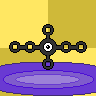
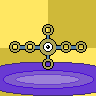
Two versions of the same layered image (96x96). Layer-by-layer changes:
added group "Shiny" with 2 layers above "Group" over [10, 25, 86, 69]
added layer "Eyes" in group "Shiny" over [10, 25, 86, 69]
added layer "Body" in group "Shiny" over [10, 25, 86, 69]
painted on "Spare" over [10, 25, 86, 64]